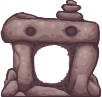
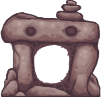
The second 102x97 image is a revision of the first. Changes to its layers:
painted on "Layer 8" over (97, 37, 102, 97)
painted on "Layer 5" over (97, 37, 100, 51)
painted on "Layer 4" over (97, 37, 102, 96)
